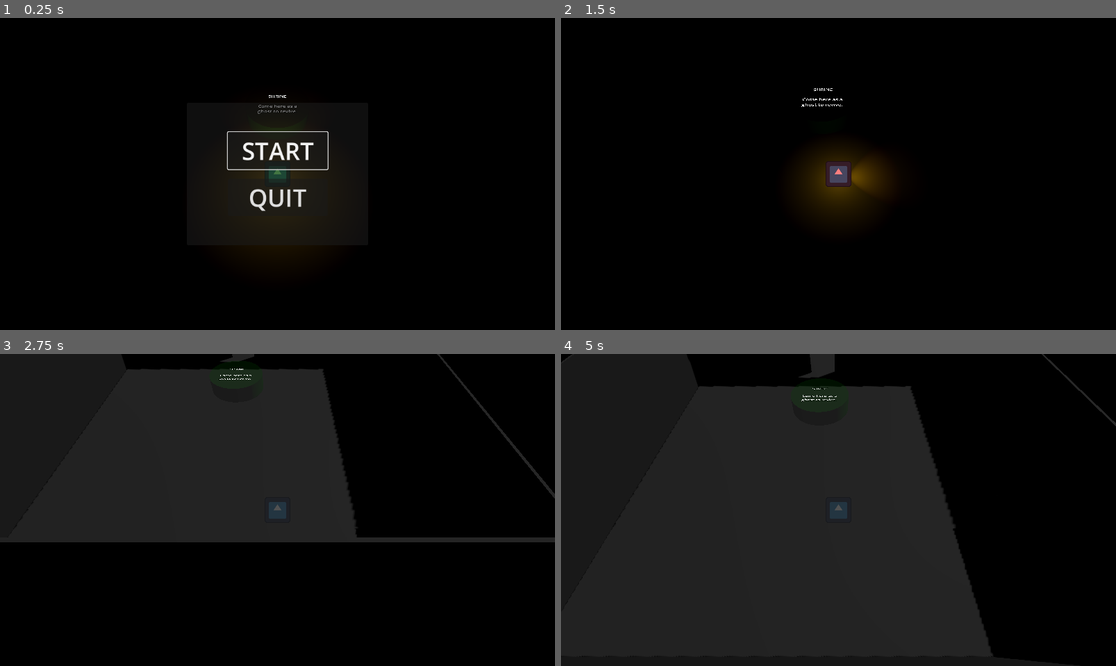
Above: before the commit, frames 1-4 (two rows, left to right).
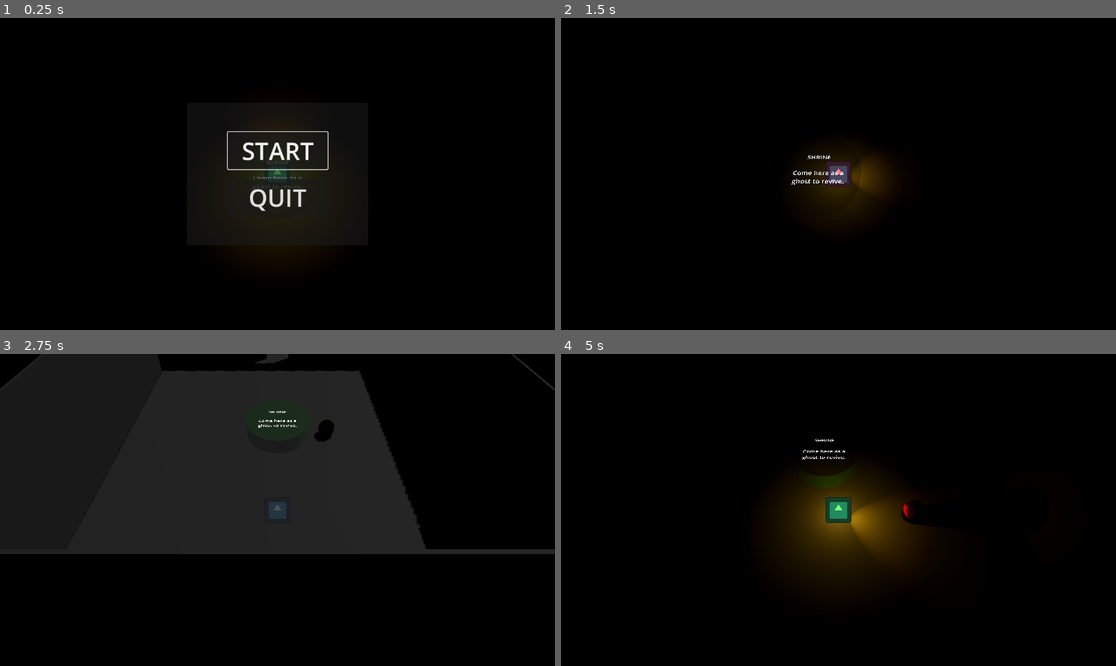
Above: after the commit, the same moments.

Repository: Rusty-Rat-Studios/dead-living-and-dying
Game: Godot game, scene res://game.tscn
The game is run twice, just before and just after one commit, with the same random seed, the same clock (stepped at 60 frames per second) and the same inputs. The engine's default icon, where the game draws it, is replaced by a stand-in: a white triangle on a blue panel in a dark square.
Inputs (mouse positions are in pixels of both pictures, inside the frame that each line leads up to):
- Up to frame 1 (0.25 s): no input
- Up to frame 2 (1.5 s): click "START" at 0.5 s; tap Enter at 1.25 s; move the mouse to (960, 158) at 1.27 s; hold Right (ui_right) from 1.28 s (still down); tap Tab at 1.35 s
- Up to frame 3 (2.75 s): move the mouse to (166, 525) at 2.02 s; release Right (ui_right) at 2.03 s; hold Down (ui_down) from 2.03 s (still down); tap Tab at 2.1 s
- Up to frame 4 (5 s): move the mouse to (894, 441) at 2.77 s; release Down (ui_down) at 2.78 s; hold Right (ui_right) 2.78-3.53 s; tap Tab at 2.85, 3.6, 4.35 s; move the mouse to (810, 572) at 3.52 s; hold Up (ui_up) 3.53-4.28 s; move the mouse to (1005, 556) at 4.27 s; hold Left (ui_left) from 4.28 s (still down)

The runs differ from the first frame. In frame 1, 0.1% of the frame differs, in the area x 45-55%, y 24-56%; in frame 2, 0.2%; in frame 3, 10%; in frame 4, 64%, in the area x 0-100%, y 0-98%.

Commit message:
Add corpse on player death; player revive on corpse contact

Diff:
--- a/autoloads/signal_bus.gd
+++ b/autoloads/signal_bus.gd
@@ -15,4 +15,5 @@
 signal player_entered_room(room: Node3D)
 signal player_exited_room(room: Node3D)
 
-signal player_entered_shrine
+# emitted when player contacts their corpse in DEAD state
+signal player_revived(corpse_position: Vector3)
--- a/game.gd
+++ b/game.gd
@@ -6,6 +6,7 @@
 @onready var state_machine: Node = $StateMachine
 @onready var player: Player = $Player
 @onready var light_directional: DirectionalLight3D = $DirectionalLight3D
+@onready var corpse: Area3D = preload("res://player/corpse.tscn").instantiate()
 
 
 # Called when the node enters the scene tree for the first time.
@@ -18,6 +19,10 @@
 	# pass reference of the player to the states
 	state_machine.init($Player)
 	SignalBus.player_state_changed.connect(_on_player_state_changed)
+
+	# add corpse to scene
+	# corpse deactivates on initialization - invisible with no collision
+	add_child(corpse)
 
 
 func _unhandled_input(event: InputEvent) -> void:
@@ -71,6 +76,14 @@
 			player.light_spot.visible = false
 			light_directional.visible = true
 			$World/RoomCenter/Hurtbox/Label3D.text = "HURTBOX\n\nDon't worry little ghost,\n\nHurtbox can't hurt you."
+			# move corpse to death location
+			corpse.global_position = player.global_position
+			# move player to respawn shrine in dead state
+			player.position = player.respawn_position
+			# activate corpse to be visible/collidable
+			# without the micro-timer, it instantly revives the player on the spot
+			await get_tree().create_timer(0.2).timeout
+			corpse.activate()
 
 	# TEMPORARY
 	update_ghost_visibility(state_name)
--- a/game.tscn
+++ b/game.tscn
@@ -90,9 +90,8 @@
 transform = Transform3D(-4.37114e-08, 0, 1, 0, 1, 0, -1, 0, -4.37114e-08, 9.95, 0, 0)
 
 [node name="Shrine" type="Area3D" parent="World/RoomBottom"]
-transform = Transform3D(1, 0, 0, 0, 1, 0, 0, 0, 1, 0, 0, -5)
 collision_layer = 0
-collision_mask = 8
+collision_mask = 0
 script = ExtResource("11_hfytc")
 
 [node name="CollisionShape3D" type="CollisionShape3D" parent="World/RoomBottom/Shrine"]
--- /dev/null
+++ b/player/corpse.gd
@@ -0,0 +1,25 @@
+extends Area3D
+
+func _ready() -> void:
+	body_entered.connect(_on_body_entered)
+	deactivate()
+
+
+func activate() -> void:
+	visible = true
+	collision_layer = CollisionBit.PLAYER
+	collision_mask = CollisionBit.PLAYER
+
+
+func deactivate() -> void:
+	visible = false
+	collision_layer = 0
+	collision_mask = 0
+
+
+func _on_body_entered(body: Node3D) -> void:
+	print(Time.get_time_string_from_system(), ": corpse touched")
+	if body == PlayerHandler.get_player():
+		print(Time.get_time_string_from_system(), ": corpse deactivate and emit signal")
+		deactivate()
+		SignalBus.emit_signal("player_revived", global_position)
--- a/player/corpse.tscn
+++ b/player/corpse.tscn
@@ -1,19 +1,22 @@
-[gd_scene load_steps=5 format=3 uid="uid://umlwhr2u3iej"]
+[gd_scene load_steps=6 format=3 uid="uid://umlwhr2u3iej"]
 
+[ext_resource type="Script" path="res://player/corpse.gd" id="1_ejgu4"]
 [ext_resource type="Texture2D" uid="uid://cey8vsju0vbgx" path="res://icon.svg" id="1_kvadm"]
 
 [sub_resource type="SphereShape3D" id="SphereShape3D_5huj5"]
 
 [sub_resource type="StandardMaterial3D" id="StandardMaterial3D_2y6rd"]
-albedo_color = Color(0.58, 0.0193333, 0, 1)
+albedo_color = Color(0.941683, 0.0551463, 0, 1)
 albedo_texture = ExtResource("1_kvadm")
 
 [sub_resource type="SphereMesh" id="SphereMesh_cbh3o"]
 material = SubResource("StandardMaterial3D_2y6rd")
 
 [node name="Corpse" type="Area3D"]
+transform = Transform3D(-4.37114e-08, 0, -1, 0, 1, 0, 1, 0, -4.37114e-08, 0, 0, 0)
 collision_layer = 2
 collision_mask = 2
+script = ExtResource("1_ejgu4")
 
 [node name="CollisionShape3D" type="CollisionShape3D" parent="."]
 shape = SubResource("SphereShape3D_5huj5")
--- a/player/player.gd
+++ b/player/player.gd
@@ -16,6 +16,10 @@
 
 # store initial position to return to when calling reset()
 @onready var starting_position: Vector3 = position
+# store position to respawn at when entering DEAD state.
+# can be updated when visiting a new shrine but is start
+# position by default
+@onready var respawn_position: Vector3 = starting_position
 
 
 func _ready() -> void:
--- a/player/state_dead.gd
+++ b/player/state_dead.gd
@@ -6,7 +6,7 @@
 	parent.speed = 10.0
 
 	SignalBus.player_hurt.connect(_on_player_hurt)
-	SignalBus.player_entered_shrine.connect(_on_player_entered_shrine)
+	SignalBus.player_revived.connect(_on_player_revived)
 	SignalBus.emit_signal("player_state_changed", "Dead")
 
 	# change collision layers out of physical plane into spirit plane
@@ -26,7 +26,7 @@
 	parent.get_node("DamageDetector").collision_mask = CollisionBit.PHYSICAL
 
 	SignalBus.player_hurt.disconnect(_on_player_hurt)
-	SignalBus.player_entered_shrine.disconnect(_on_player_entered_shrine)
+	SignalBus.player_revived.disconnect(_on_player_revived)
 
 
 func process_input(event: InputEvent) -> State:
@@ -41,5 +41,6 @@
 	SignalBus.emit_signal("game_over")
 
 
-func _on_player_entered_shrine() -> void:
+func _on_player_revived(corpse_global_position: Vector3) -> void:
+	parent.global_position = corpse_global_position
 	parent.state_machine.change_state(state_living)
